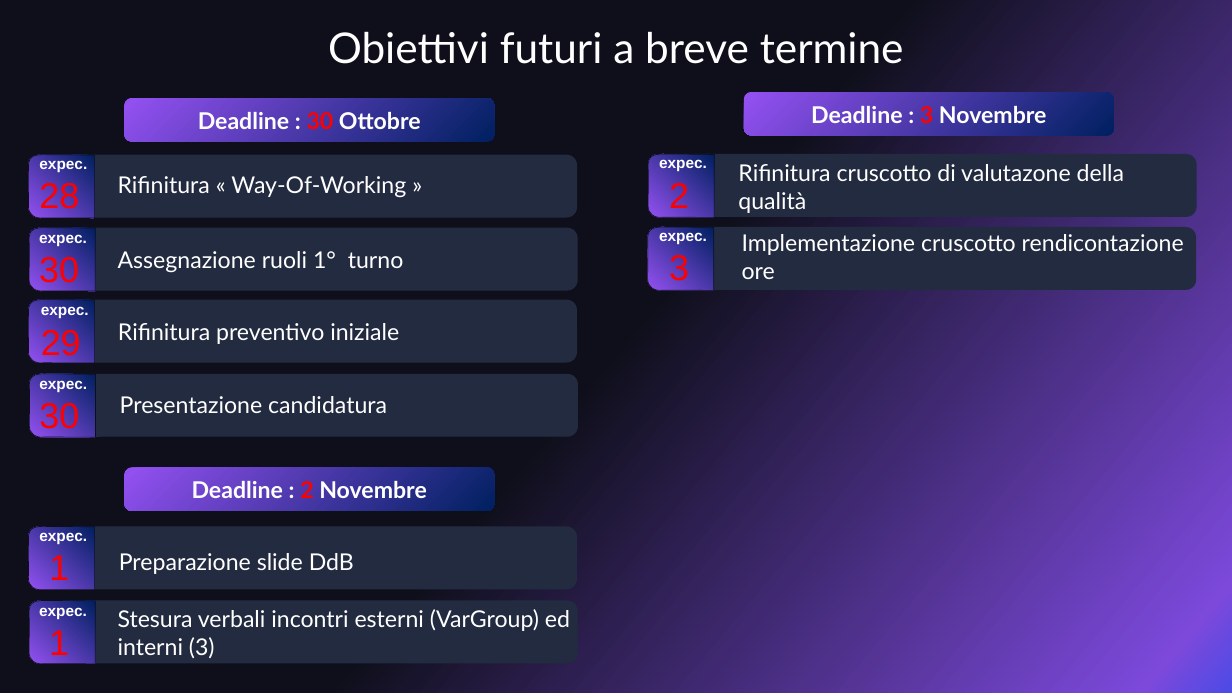
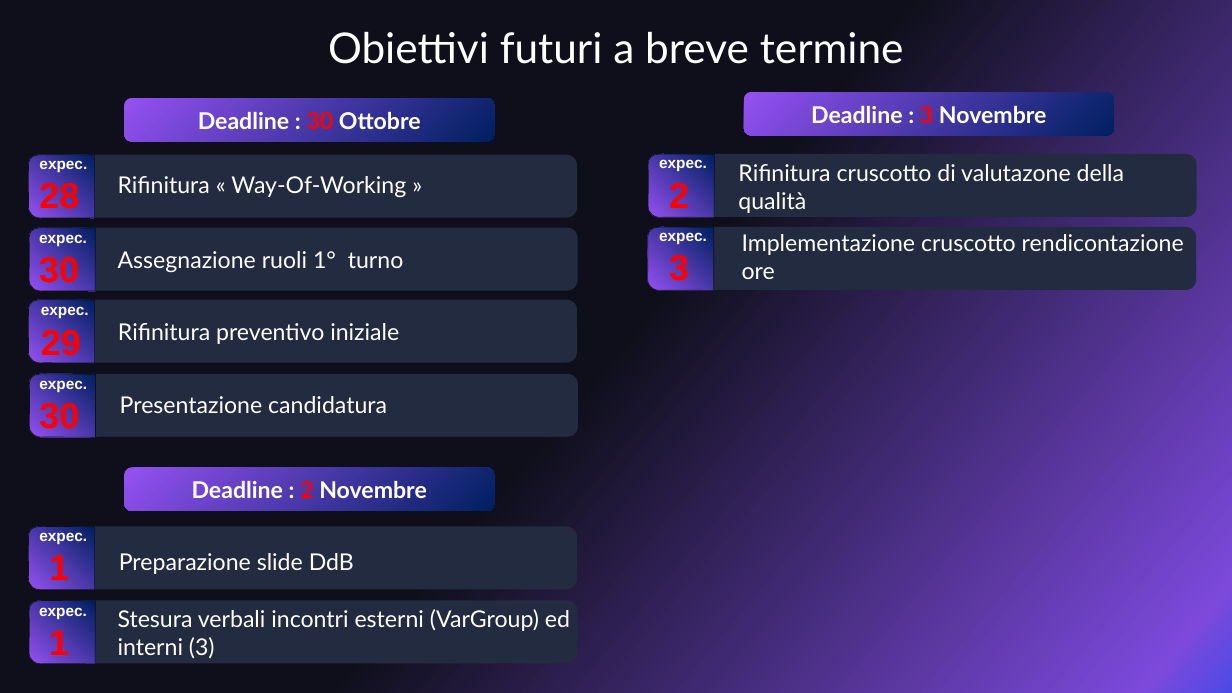
Before and after one commit to 0x06tudio/docs, a slide deck: slide 3 of src/diari_di_bordo/DiarioDiBordo1_ZeroSixStudio.pptx. Drawn at 1232x693 pixels with LibreOffice and Linux fonts; fonts in the diff are those of the drawing. Boxes give left, top, right and bottom in pixels: in the first picture for what was removed or moved away, otherwise in the second. Text is boxed around its words. In the diff, an @@ line names an element or a change of style, - is before the commit and + after.

```diff
--- a/src/diari_di_bordo/DiarioDiBordo1_ZeroSixStudio.pptx
+++ b/src/diari_di_bordo/DiarioDiBordo1_ZeroSixStudio.pptx
@@ text "expec." at (659, 156, 707, 171): bold on in "2" @@
@@ text at (39, 180, 79, 215): bold on in "28" @@
@@ text at (39, 254, 79, 289): bold on in "30" @@
@@ text at (669, 252, 689, 287): bold on in "3" @@
@@ text at (41, 326, 81, 361): bold on in "29" @@
@@ text at (39, 400, 79, 435): bold on in "30" @@
@@ text at (49, 552, 69, 587): bold on in "1" @@
@@ text at (49, 627, 69, 662): bold on in "1" @@
```
Also in this commit, not shown: 5 other slides changed, 14 other files.
